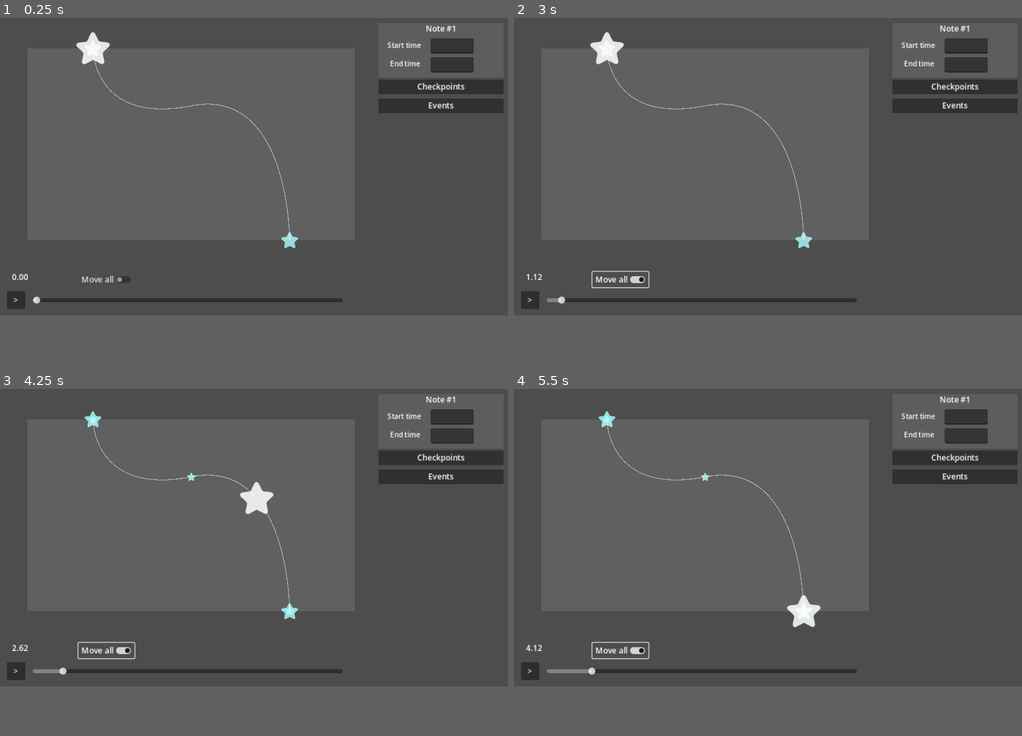
Above: before the commit, frames 1-4 (two rows, left to right).
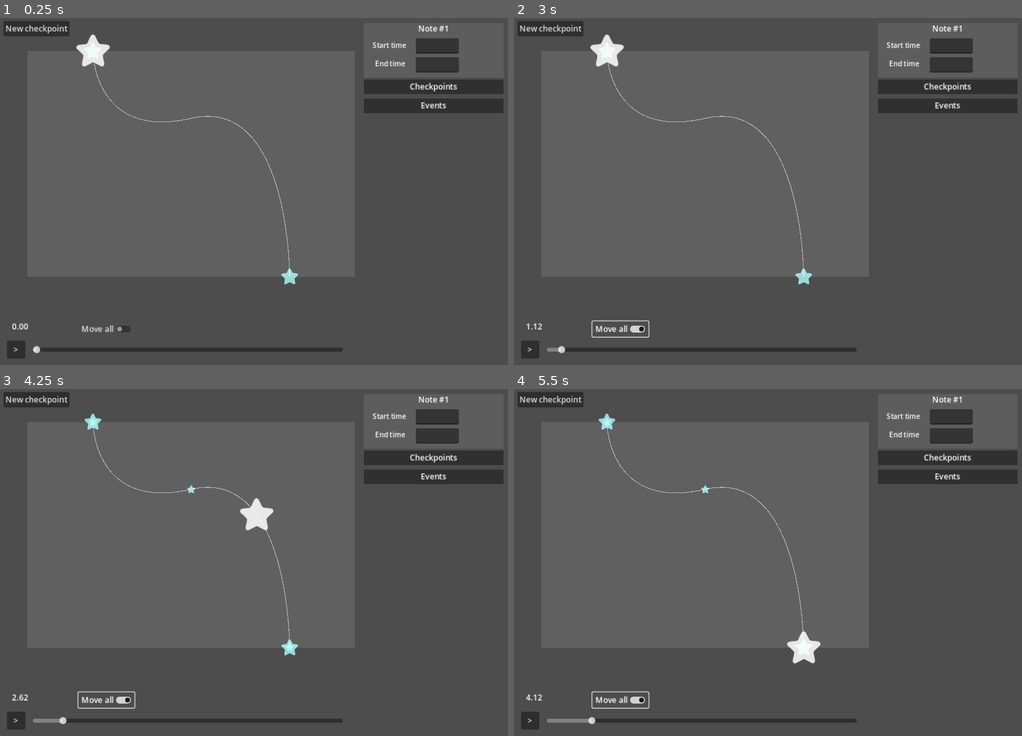
Above: after the commit, the same moments.

Repository: Punjidixie/Project-Prelude-Editor
Game: Godot game, scene res://main/main.tscn
Same seed, same stepped clock (60 frames per second), same inputs: the game is played once before the commit and once after it.
Inputs (mouse positions are in pixels of both pictures, inside the frame that each line leads up to):
- Up to frame 1 (0.25 s): no input
- Up to frame 2 (3 s): click (549, 28) at 0.5 s, where only the run after the commit has a clickable "New checkpoint"; click (549, 28) at 1.25 s, where only the run after the commit has a clickable "New checkpoint"; click ">" at 2 s; click "Move all" at 2.75 s
- Up to frame 3 (4.25 s): move the mouse to (45, 652) at 3.52 s; hold W from 3.53 s (still down); click (45, 652) at 3.6 s; right-click (45, 652) at 3.8 s
- Up to frame 4 (5.5 s): move the mouse to (666, 552) at 4.27 s; release W at 4.28 s; right-click (666, 552) at 4.35 s; click (666, 552) at 4.55 s; move the mouse to (818, 472) at 5.02 s; hold W from 5.03 s (still down); click (818, 472) at 5.1 s; right-click (818, 472) at 5.3 s
In our replay, the window is 800x469 before the commit and 800x547 after it. These sizes can differ from the game's own. Grey fills any space a smaller window leaves; there, only what the larger window draws over its background counts as a difference.

The runs differ from the first frame. In frame 1, 4.3% of the frame differs, in the area x 0-94%, y 0-99%; in frame 2, 4.5%; in frame 3, 5.0%; in frame 4, 5.0%.
Error after the commit: Invalid call. Nonexistent function 'add_temporary_checkpoint' in base 'Nil'. (res://main/add_checkpoint_button.gd:9)

Commit message:
support adding checkpoints

Diff:
--- /dev/null
+++ b/main/add_checkpoint_button.gd
@@ -0,0 +1,9 @@
+extends Button
+
+# Called when the node enters the scene tree for the first time.
+func _ready():
+	pressed.connect(on_pressed)
+
+func on_pressed():
+	var checkpoint = ScenePreloader.note_checkpoint.instantiate()
+	GlobalManager.selected_note.add_temporary_checkpoint(checkpoint)
--- a/main/main.tscn
+++ b/main/main.tscn
@@ -1,11 +1,11 @@
-[gd_scene load_steps=18 format=3 uid="uid://b1s8vfy07xhsm"]
+[gd_scene load_steps=19 format=3 uid="uid://b1s8vfy07xhsm"]
 
 [ext_resource type="Script" path="res://main/main_controller.gd" id="1_pmpl2"]
 [ext_resource type="Script" path="res://ui/time_slider.gd" id="2_0fta8"]
 [ext_resource type="Script" path="res://notes/play_area_object.gd" id="2_g6me1"]
 [ext_resource type="Script" path="res://notes/note.gd" id="2_lkwxi"]
 [ext_resource type="Texture2D" uid="uid://pc1xdwlau3fa" path="res://assets/star.png" id="2_ypqv5"]
-[ext_resource type="PackedScene" uid="uid://6xa2kl78865d" path="res://notes/note_events/note_checkpoint.tscn" id="3_q76ka"]
+[ext_resource type="PackedScene" uid="uid://6xa2kl78865d" path="res://notes/note_checkpoint.tscn" id="3_q76ka"]
 [ext_resource type="Script" path="res://notes/note_events/appear_event.gd" id="5_s85vc"]
 [ext_resource type="Script" path="res://notes/note_events/move_event.gd" id="5_vyj42"]
 [ext_resource type="Script" path="res://notes/note_events/end_event.gd" id="6_klw7q"]
@@ -15,6 +15,7 @@
 [ext_resource type="Script" path="res://ui/time_text.gd" id="10_u0ths"]
 [ext_resource type="Script" path="res://ui/ui_controller.gd" id="14_bthse"]
 [ext_resource type="Script" path="res://ui/move_all_marker.gd" id="15_3rhpp"]
+[ext_resource type="Script" path="res://main/add_checkpoint_button.gd" id="16_ccpcj"]
 
 [sub_resource type="Curve2D" id="Curve2D_gaqnd"]
 bake_interval = 1.0
@@ -69,7 +70,6 @@
 visual_curve = NodePath("WorldLine")
 path_points = NodePath("PathPoints")
 start_time = 1.0
-event_type = null
 
 [node name="WorldLine" type="Line2D" parent="Notes/Note/NoteEvents/MoveEvent"]
 
@@ -110,7 +110,7 @@
 anchor_left = 1.0
 anchor_right = 1.0
 anchor_bottom = 1.0
-offset_left = -261.0
+offset_left = -291.0
 offset_top = 10.0
 offset_right = -9.0
 grow_horizontal = 0
@@ -316,6 +316,15 @@
 text = "Move all"
 script = ExtResource("15_3rhpp")
 
+[node name="Button" type="Button" parent="CanvasLayer/Control"]
+layout_mode = 1
+offset_left = 7.0
+offset_top = 6.0
+offset_right = 140.0
+offset_bottom = 37.0
+text = "New checkpoint"
+script = ExtResource("16_ccpcj")
+
 [connection signal="drag_ended" from="CanvasLayer/Control/TimeSlider" to="CanvasLayer/Control/TimeSlider" method="_on_drag_ended"]
 [connection signal="drag_started" from="CanvasLayer/Control/TimeSlider" to="CanvasLayer/Control/TimeSlider" method="_on_drag_started"]
 [connection signal="value_changed" from="CanvasLayer/Control/TimeSlider" to="CanvasLayer/Control/TimeSlider" method="_on_value_changed"]
--- /dev/null
+++ b/notes/mouse_follower.gd
@@ -0,0 +1,16 @@
+extends Node2D
+
+class_name MouseFollower
+
+signal on_moved(amount: Vector2)
+signal on_confirmed
+signal on_cancelled
+
+func _process(_delta):
+	var amount = get_local_mouse_position()
+	on_moved.emit(amount)
+
+	if Input.is_action_just_pressed("left_click"):
+		on_confirmed.emit()
+	if Input.is_action_just_pressed("right_click"):
+		on_cancelled.emit()
--- a/notes/note.gd
+++ b/notes/note.gd
@@ -31,12 +31,13 @@
 func connect_checkpoint(checkpoint: NoteCheckpoint):
 	# Checkpoints are only there to be used by events.
 	# Checkpoint changes will be picked up by events, and events will update accordingly then emit signals.
-	#checkpoint.on_checkpoint_updated.connect(on_checkpoint_updated)
+	# checkpoint.on_checkpoint_updated.connect(on_checkpoint_updated)
 
 	checkpoint.on_checkpoint_clicked.connect(on_checkpoint_clicked)
 
 func connect_event(event: NoteEvent):
 	event.on_event_updated.connect(on_event_updated)
+	event.note = self
 
 func on_time_updated():
 	update()
@@ -54,9 +55,8 @@
 	var relative_end_time = float(info_box.end_time_input_box.text) - start_time
 
 	end_checkpoint.load_time_from_note(relative_end_time)
-
 	#update()
-	# No need, because end_checkpoint.load_time_from_note will have emitted the change signal anyway
+	# No need, eventually it will reach the event and will be picked up.
 
 func on_event_updated(event: NoteEvent):
 	if event == end_event:
@@ -65,6 +65,18 @@
 
 func on_checkpoint_clicked():
 	SignalManager.on_note_selected.emit(self) # Tell the UI manager to spawn UIs
+	GlobalManager.selected_note = self
+
+# Called from the add checkpoint button. Provide a place for the checkpoint to rent.
+func add_temporary_checkpoint(checkpoint: NoteCheckpoint):
+	checkpoints_container.add_child(checkpoint)
+	checkpoint.go_creation_mode() # Can now go creation mode, as _ready() has been called over there.
+
+func add_checkpoint(checkpoint: NoteCheckpoint):
+	checkpoint.go_regular_mode()
+	name_all_checkpoints()
+	SignalManager.on_note_selected.emit(self) # Tell the UI manager to respawn UIs
+	connect_checkpoint(checkpoint)
 
 func on_move_all(amount: Vector2):
 	var checkpoints = get_note_checkpoints()
@@ -72,6 +84,15 @@
 	for checkpoint: NoteCheckpoint in checkpoints: checkpoint.move_by(amount)
 	for event: NoteEvent in events: event.move_by(amount)
 	update()
+
+func name_all_checkpoints():
+	var checkpoints = get_note_checkpoints()
+	for i in range(checkpoints.size()):
+		var checkpoint: NoteCheckpoint = checkpoints[i]
+		if checkpoint.checkpoint_name != "Start" and checkpoint.checkpoint_name != "End":
+			checkpoint.checkpoint_name = "Checkpoint %s" % i
+			print(checkpoint.checkpoint_name)
+
 
 func get_event_at_time(time: float):
 	var local_time = time - start_time
--- a/notes/note_checkpoint.gd
+++ b/notes/note_checkpoint.gd
@@ -10,7 +10,7 @@
 signal on_checkpoint_ui_needs_update()
 
 # For general purposes ; synchonizing other nodes. Update events and its note.
-signal on_checkpoint_updated(c: NoteCheckpoint)
+signal on_checkpoint_updated()
 
 signal on_checkpoint_clicked()
 
@@ -18,7 +18,7 @@
 @export var target_time : float
 @export var checkpoint_name : String
 @export var drag_detector: DragDetector
-
+@export var mouse_follower: MouseFollower
 
 var following_mouse = false
 var mouse_in = false # to be able to start following mouse
@@ -29,8 +29,21 @@
 	drag_detector.on_dragged.connect(on_dragged)
 	drag_detector.on_clicked.connect(on_clicked)
 
-func _process(delta):
-	pass
+	mouse_follower.on_cancelled.connect(on_creation_cancelled)
+	mouse_follower.on_confirmed.connect(on_creation_confirmed)
+	mouse_follower.on_moved.connect(waiting_move_by)
+
+	go_regular_mode()
+
+# Creation mode: following mouse waiting for being added to the note
+func go_creation_mode():
+	drag_detector.process_mode = Node.PROCESS_MODE_DISABLED
+	mouse_follower.process_mode = Node.PROCESS_MODE_INHERIT
+
+# Regular mode: editor
+func go_regular_mode():
+	drag_detector.process_mode = Node.PROCESS_MODE_INHERIT
+	mouse_follower.process_mode = Node.PROCESS_MODE_DISABLED
 
 
 func get_and_initialize_info_box() -> CheckpointInfoBox:
@@ -44,7 +57,7 @@
 	set_play_position(new_play_position)
 
 	target_time = float(info_box.time_input_box.text)
-	on_checkpoint_updated.emit(self)
+	on_checkpoint_updated.emit()
 
 # Change 2 : Called from being dragged from its sprite
 func on_dragged(amount: Vector2):
@@ -55,14 +68,14 @@
 	else:
 		# Move self and tell related events
 		set_world_position(position + amount)
-		on_checkpoint_updated.emit(self)
+		on_checkpoint_updated.emit()
 
 	on_checkpoint_ui_needs_update.emit()
 
 # Change 3 : Called from note when note UI changes (only end checkpoints)
 func load_time_from_note(new_time: float) -> void:
 	target_time = new_time
-	on_checkpoint_updated.emit(self)
+	on_checkpoint_updated.emit()
 	on_checkpoint_ui_needs_update.emit()
 
 # Change 4: Called from note when another checkpoint changes (and move_all is active)
@@ -72,5 +85,21 @@
 	# No need to emit checkpoint_updated. Connected events will move by the same amount.
 	on_checkpoint_ui_needs_update.emit()
 
+# Change 5: Called from mouse follower.
+func waiting_move_by(amount: Vector2) -> void:
+	set_world_position(position + amount)
+
+func rename(new_name: String) -> void:
+	checkpoint_name = new_name
+	#on_checkpoint_updated.emit() # Names are significant too
+
+# Connected to the drag detector
 func on_clicked():
 	on_checkpoint_clicked.emit()
+
+func on_creation_confirmed():
+	GlobalManager.selected_note.add_checkpoint(self)
+	go_regular_mode()
+
+func on_creation_cancelled():
+	queue_free()
--- a/notes/note_events/note_checkpoint.tscn
+++ b/notes/note_checkpoint.tscn
@@ -3,24 +3,17 @@
 [ext_resource type="Script" path="res://notes/note_checkpoint.gd" id="1_7kayq"]
 [ext_resource type="Texture2D" uid="uid://pc1xdwlau3fa" path="res://assets/star.png" id="2_0o8fb"]
 [ext_resource type="Script" path="res://notes/drag_detector.gd" id="3_cnygx"]
+[ext_resource type="Script" path="res://notes/mouse_follower.gd" id="4_lk4hw"]
 
-[sub_resource type="RectangleShape2D" id="RectangleShape2D_nvqme"]
-size = Vector2(40, 40)
-
-[node name="NoteCheckpoint" type="Node2D" node_paths=PackedStringArray("drag_detector")]
+[node name="NoteCheckpoint" type="Node2D" node_paths=PackedStringArray("drag_detector", "mouse_follower")]
 script = ExtResource("1_7kayq")
 drag_detector = NodePath("DragDetector")
+mouse_follower = NodePath("MouseFollower")
 
 [node name="Visual" type="Sprite2D" parent="."]
 modulate = Color(0.662745, 1, 1, 0.792157)
 scale = Vector2(0.5, 0.5)
 texture = ExtResource("2_0o8fb")
-
-[node name="Area2D" type="Area2D" parent="."]
-visible = false
-
-[node name="CollisionShape2D" type="CollisionShape2D" parent="Area2D"]
-shape = SubResource("RectangleShape2D_nvqme")
 
 [node name="DragDetector" type="Control" parent="."]
 custom_minimum_size = Vector2(50, 50)
@@ -52,3 +45,6 @@
 [node name="Label" type="Label" parent="."]
 offset_right = 40.0
 offset_bottom = 23.0
+
+[node name="MouseFollower" type="Node2D" parent="."]
+script = ExtResource("4_lk4hw")
--- a/notes/note_events/move_event.gd
+++ b/notes/note_events/move_event.gd
@@ -66,13 +66,13 @@
 	redraw_curve()
 	#on_event_updated.emit(self)
 
-func on_destination_checkpoint_updated(_c):
+func on_destination_checkpoint_updated():
 	# Update the last point of the path
 	path.set_point_position(path.point_count - 1, destination_checkpoint.play_position)
 	redraw_curve()
 	on_event_updated.emit(self)
 
-func on_start_checkpoint_updated(_c):
+func on_start_checkpoint_updated():
 	# Update the first point of the path
 	path.set_point_position(0, start_checkpoint.play_position)
 	redraw_curve()
--- a/notes/note_events/note_event.gd
+++ b/notes/note_events/note_event.gd
@@ -11,6 +11,8 @@
 signal on_event_updated(e: NoteEvent)
 signal on_event_ui_needs_update()
 signal on_event_deleted()
+
+var note: Note
 
 # Called in Note. Calculate note position based on local_time. Override in inherited classes.
 func get_notebody_play_position(local_time: float):
--- a/project.godot
+++ b/project.godot
@@ -27,7 +27,7 @@
 [display]
 
 window/size/viewport_width=1024
-window/size/viewport_height=600
+window/size/viewport_height=700
 window/stretch/mode="canvas_items"
 window/stretch/aspect="expand"
 window/dpi/allow_hidpi=false
@@ -39,6 +39,11 @@
 "events": [Object(InputEventMouseButton,"resource_local_to_scene":false,"resource_name":"","device":-1,"window_id":0,"a …(253 unchanged characters)…
 ]
 }
+right_click={
+"deadzone": 0.5,
+"events": [Object(InputEventMouseButton,"resource_local_to_scene":false,"resource_name":"","device":-1,"window_id":0,"alt_pressed":false,"shift_pressed":false,"ctrl_pressed":false,"meta_pressed":false,"button_mask":0,"position":Vector2(0, 0),"global_position":Vector2(0, 0),"factor":1.0,"button_index":2,"canceled":false,"pressed":false,"double_click":false,"script":null)
+]
+}
 
 [rendering]
 
--- a/singletons/scene_preloader.gd
+++ b/singletons/scene_preloader.gd
@@ -8,4 +8,5 @@
 const move_event_info_box = preload("res://ui/event_info_boxes/move_event_info_box.tscn")
 const end_event_info_box = preload("res://ui/event_info_boxes/end_event_info_box.tscn")
 
+const note_checkpoint = preload("res://notes/note_checkpoint.tscn")
 const path_point = preload("res://notes/note_events/path_points/path_point.tscn")
--- a/signal_test.tscn
+++ b/tests/signal_test.tscn
@@ -1,6 +1,6 @@
 [gd_scene load_steps=2 format=3 uid="uid://d0i27kvr1gesn"]
 
-[ext_resource type="Script" path="res://signal_test.gd" id="1_ef8dx"]
+[ext_resource type="Script" path="res://tests/signal_test.gd" id="1_ef8dx"]
 
 [node name="SignalTest" type="Node2D"]
 script = ExtResource("1_ef8dx")
--- a/ui/event_info_boxes/appear_event_info_box.tscn
+++ b/ui/event_info_boxes/appear_event_info_box.tscn
@@ -5,6 +5,8 @@
 
 [node name="AppearEventInfoBox" type="ColorRect" node_paths=PackedStringArray("time_label", "event_name_label")]
 custom_minimum_size = Vector2(0, 60)
+offset_right = 188.0
+offset_bottom = 60.0
 color = Color(0.321569, 0.321569, 0.321569, 0)
 script = ExtResource("1_w3h64")
 time_label = NodePath("TimeDisplay")
@@ -26,8 +28,6 @@
 anchors_preset = 15
 anchor_right = 1.0
 anchor_bottom = 1.0
-offset_left = 4.0
-offset_right = -4.0
 grow_horizontal = 2
 grow_vertical = 2
 
--- a/ui/event_info_boxes/end_event_info_box.tscn
+++ b/ui/event_info_boxes/end_event_info_box.tscn
@@ -5,6 +5,8 @@
 
 [node name="EndEventInfoBox" type="ColorRect" node_paths=PackedStringArray("time_label", "event_name_label")]
 custom_minimum_size = Vector2(0, 60)
+offset_right = 161.0
+offset_bottom = 60.0
 color = Color(0.321569, 0.321569, 0.321569, 0)
 script = ExtResource("1_p2s52")
 time_label = NodePath("TimeDisplay")
@@ -26,8 +28,6 @@
 anchors_preset = 15
 anchor_right = 1.0
 anchor_bottom = 1.0
-offset_left = 4.0
-offset_right = -4.0
 grow_horizontal = 2
 grow_vertical = 2
 
--- a/ui/event_info_boxes/event_info_box.tscn
+++ b/ui/event_info_boxes/event_info_box.tscn
@@ -5,6 +5,8 @@
 
 [node name="EventInfoBox" type="ColorRect" node_paths=PackedStringArray("event_name_label")]
 custom_minimum_size = Vector2(0, 60)
+offset_right = 212.0
+offset_bottom = 60.0
 color = Color(0.321569, 0.321569, 0.321569, 0)
 script = ExtResource("1_cvp81")
 event_name_label = NodePath("EventName")
@@ -25,8 +27,6 @@
 anchors_preset = 15
 anchor_right = 1.0
 anchor_bottom = 1.0
-offset_left = 4.0
-offset_right = -4.0
 grow_horizontal = 2
 grow_vertical = 2
 
--- a/ui/event_info_boxes/move_event_info_box.gd
+++ b/ui/event_info_boxes/move_event_info_box.gd
@@ -3,6 +3,8 @@
 class_name MoveEventInfoBox
 
 @export var time_input_box: LineEdit
+@export var start_dropdown: OptionButton
+@export var destination_dropdown: OptionButton
 
 # Personal connections
 func _ready():
@@ -12,6 +14,7 @@
 	super.update()
 	var move_event := event as MoveEvent
 	time_input_box.text = str(move_event.start_time)
+	populate_dropdowns()
 
 func on_time_input_box_updated(new_string: String):
 	if new_string.is_valid_float():
@@ -19,6 +22,15 @@
 	else:
 		update() # Reset text box
 
+func populate_dropdowns():
+	start_dropdown.clear()
+	destination_dropdown.clear()
+	var checkpoints: Array = event.note.get_note_checkpoints()
+	for i in range(checkpoints.size()):
+		var checkpoint: NoteCheckpoint = checkpoints[i]
+		start_dropdown.add_item(checkpoint.checkpoint_name)
+		destination_dropdown.add_item(checkpoint.checkpoint_name)
+
 func on_edit_curve_button_pressed():
 	var move_event := event as MoveEvent
 	# move_event.show_path_points
--- a/ui/event_info_boxes/move_event_info_box.tscn
+++ b/ui/event_info_boxes/move_event_info_box.tscn
@@ -3,11 +3,15 @@
 [ext_resource type="Script" path="res://ui/event_info_boxes/move_event_info_box.gd" id="1_7cu3j"]
 [ext_resource type="LabelSettings" uid="uid://bxw6tca3riwts" path="res://text_resources/infobox_text.tres" id="2_tumwp"]
 
-[node name="MoveEventInfoBox" type="ColorRect" node_paths=PackedStringArray("time_input_box", "event_name_label")]
-custom_minimum_size = Vector2(0, 60)
+[node name="MoveEventInfoBox" type="ColorRect" node_paths=PackedStringArray("time_input_box", "start_dropdown", "destination_dropdown", "event_name_label")]
+custom_minimum_size = Vector2(0, 125)
+offset_right = 238.0
+offset_bottom = 100.0
 color = Color(0.321569, 0.321569, 0.321569, 0)
 script = ExtResource("1_7cu3j")
 time_input_box = NodePath("time_input_box")
+start_dropdown = NodePath("StartDropdown")
+destination_dropdown = NodePath("DestinationDropdown")
 event_name_label = NodePath("EventName")
 
 [node name="ColorRect" type="ColorRect" parent="."]
@@ -26,8 +30,6 @@
 anchors_preset = 15
 anchor_right = 1.0
 anchor_bottom = 1.0
-offset_left = 4.0
-offset_right = -4.0
 grow_horizontal = 2
 grow_vertical = 2
 
@@ -37,11 +39,11 @@
 anchor_right = 1.0
 offset_bottom = 23.0
 grow_horizontal = 2
-text = "Appear"
+text = "Move"
 horizontal_alignment = 1
 vertical_alignment = 1
 
-[node name="time" type="Label" parent="."]
+[node name="TimeLabel" type="Label" parent="."]
 layout_mode = 1
 offset_left = 10.0
 offset_top = 29.0
@@ -54,7 +56,41 @@
 
 [node name="time_input_box" type="LineEdit" parent="."]
 layout_mode = 0
-offset_left = 84.0
+offset_left = 88.0
 offset_top = 25.0
-offset_right = 188.0
+offset_right = 192.0
 offset_bottom = 56.0
+
+[node name="StartCheckpointLabel" type="Label" parent="."]
+layout_mode = 1
+offset_left = 9.0
+offset_top = 64.0
+offset_right = 120.0
+offset_bottom = 87.0
+text = "Start from"
+label_settings = ExtResource("2_tumwp")
+vertical_alignment = 1
+
+[node name="StartDropdown" type="OptionButton" parent="."]
+layout_mode = 0
+offset_left = 91.0
+offset_top = 60.0
+offset_right = 180.0
+offset_bottom = 85.0
+
+[node name="DestinationLabel" type="Label" parent="."]
+layout_mode = 1
+offset_left = 9.0
+offset_top = 93.0
+offset_right = 120.0
+offset_bottom = 116.0
+text = "Destination"
+label_settings = ExtResource("2_tumwp")
+vertical_alignment = 1
+
+[node name="DestinationDropdown" type="OptionButton" parent="."]
+layout_mode = 0
+offset_left = 90.0
+offset_top = 94.0
+offset_right = 180.0
+offset_bottom = 117.0
Renamed: signal_test.gd -> tests/signal_test.gd
